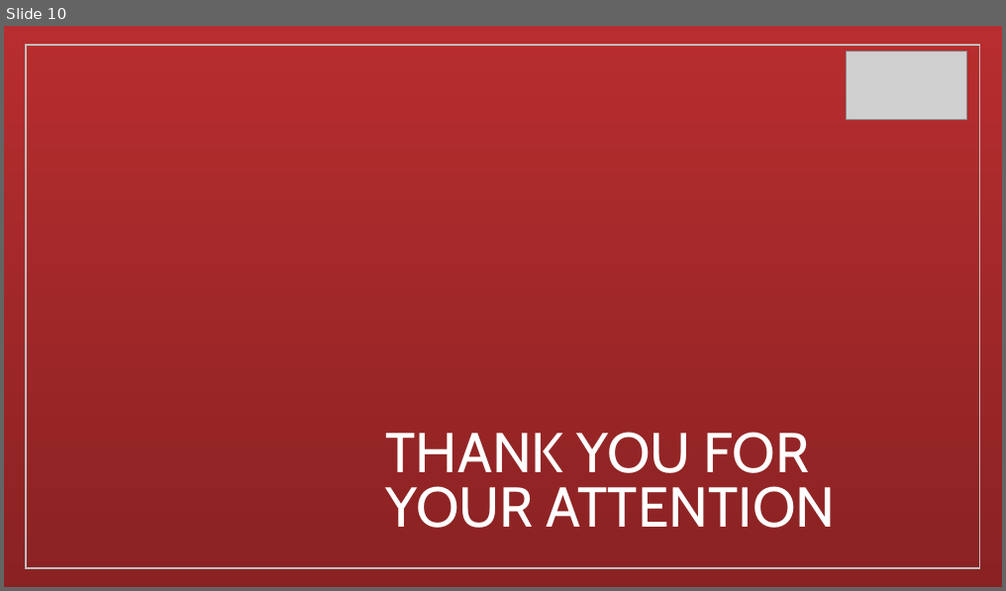
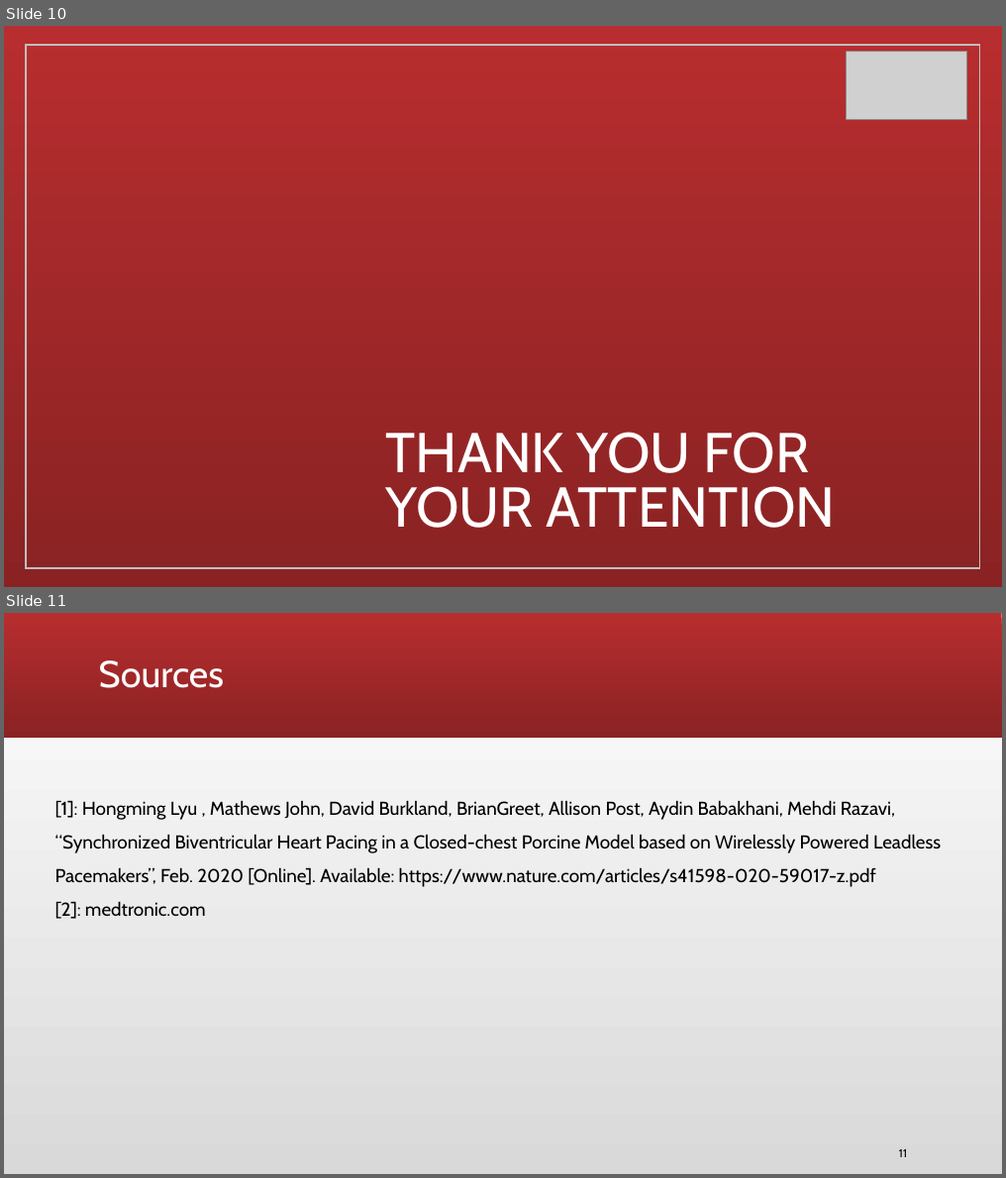
Before and after one commit to JaouaherBelgacem/InteractiveDesignProject, a slide deck: Project-Pacemaker/Project Final Version/Presentation/Intelligent_Wirelessly_powered_pacemaker_JB.pptx. Shown one above the other, each under a label of ours: slide 10 before the commit, slides 10 and 11 after it. The pictures are 1006x591 and 1006x1178 pixels, drawn with LibreOffice and Linux fonts; fonts in the diff are those of the drawing; grey boxes stand for pictures. Boxes give left, top, right and bottom in pixels: in the first picture for what was removed or moved away, otherwise in the second. Text is boxed around its words. In the diff, an @@ line names an element or a change of style, - is before the commit and + after.

```diff
--- a/Project-Pacemaker/Project Final Version/Presentation/Intelligent_Wirelessly_powered_pacemaker_JB.pptx
+++ b/Project-Pacemaker/Project Final Version/Presentation/Intelligent_Wirelessly_powered_pacemaker_JB.pptx
@@ slide 11 added at [4, 613, 1002, 1174], background gradient #D9D9D9 to #FFFFFF @@
@@ rectangle added at [4, 613, 1002, 738], fill gradient #B82D2F to #8A2223 @@
@@ title added at [99, 661, 224, 688], 36 pt, text #FFFFFF @@
+Sources
@@ text added at [55, 800, 941, 919], 18 pt, text #000000 @@
+[1]: Hongming Lyu , Mathews John, David Burkland, BrianGreet, Allison Post, Aydin Babakhani, Mehdi Razavi, “Synchronized Biventricular Heart Pacing in a Closed-chest Porcine Model based on Wirelessly Powered Leadless Pacemakers”, Feb. 2020 [Online]. Available: https://www.nature.com/articles/s41598-020-59017-z.pdf
+[2]: medtronic.com
@@ page number added at [899, 1150, 907, 1157], 11 pt, text #000000 @@
+11
```
Also in this commit, not shown: 2 slides changed.
